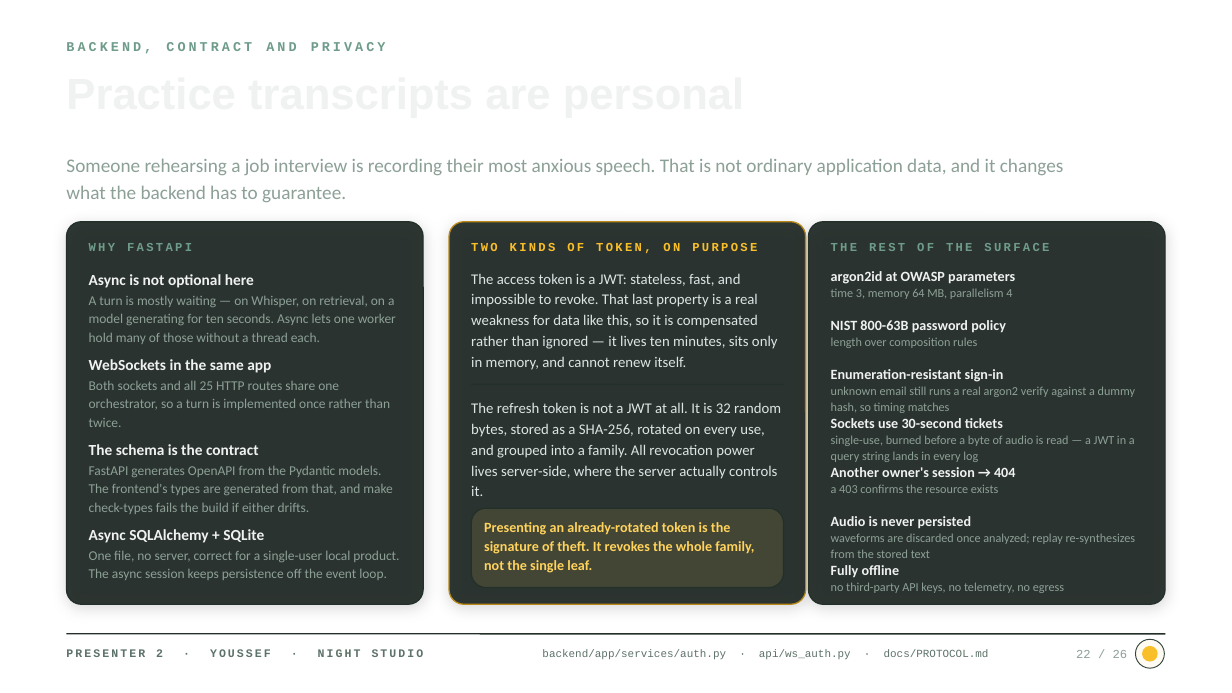
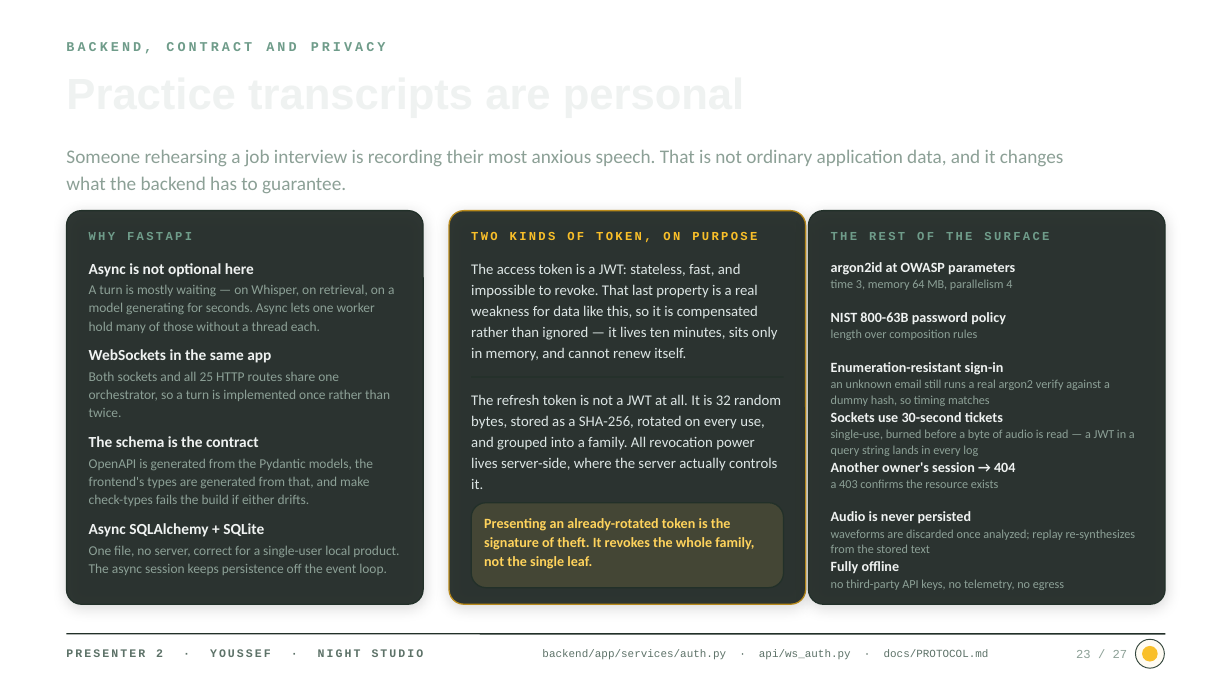
Before and after one commit to Ali-Khamis45/we-s2s-finalproject, a slide deck: slide 23 of docs/presentation/Speech-Confidence-Coach.pptx (slide 22 before the commit). Drawn at 1232x693 pixels with LibreOffice and Linux fonts; fonts in the diff are those of the drawing; background and template pictures are left out. Boxes give left, top, right and bottom in pixels: in the first picture for what was removed or moved away, otherwise in the second. Text is boxed around its words. In the diff, an @@ line names an element or a change of style, - is before the commit and + after.

```diff
--- a/docs/presentation/Speech-Confidence-Coach.pptx
+++ b/docs/presentation/Speech-Confidence-Coach.pptx
@@ rounded rectangle: place and size @@
-rounded rectangle at [67, 222, 423, 604]
+rounded rectangle at [67, 211, 423, 604]
@@ rounded rectangle: place and size @@
-rounded rectangle at [449, 222, 806, 604]
+rounded rectangle at [449, 211, 806, 604]
@@ rounded rectangle: place and size @@
-rounded rectangle at [809, 222, 1165, 604]
+rounded rectangle at [809, 211, 1165, 604]
@@ 13 texts: place and size @@
-13 texts at [66, 158, 1064, 496]
+13 texts at [66, 149, 1064, 489]
@@ text at [89, 285, 394, 333]: text changed @@
-A turn is mostly waiting — on Whisper, on retrieval, on a model generating for ten seconds. Async lets one worker hold many of those without a thread each.
+A turn is mostly waiting — on Whisper, on retrieval, on a model generating for seconds. Async lets one worker hold many of those without a thread each.
@@ 11 texts: place and size @@
-11 texts at [89, 369, 1136, 580]
+11 texts at [89, 362, 1136, 575]
@@ text at [831, 379, 1110, 406]: text changed @@
-unknown email still runs a real argon2 verify against a dummy hash, so timing matches
+an unknown email still runs a real argon2 verify against a dummy hash, so timing matches
@@ text at [89, 459, 373, 506]: text changed @@
-FastAPI generates OpenAPI from the Pydantic models. The frontend's types are generated from that, and make check-types fails the build if either drifts.
+OpenAPI is generated from the Pydantic models, the frontend's types are generated from that, and make check-types fails the build if either drifts.
@@ rounded rectangle: place and size @@
-rounded rectangle at [471, 508, 784, 588]
+rounded rectangle at [471, 503, 784, 588]
@@ rounded rectangle at [471, 503, 784, 588]: proportions changed @@
@@ text "Presenting an already-rotated token is ...": place and size @@
-text "Presenting an already-rotated token is ..." at [484, 522, 754, 573]
+text "Presenting an already-rotated token is ..." at [484, 518, 754, 569]
@@ text at [1076, 650, 1128, 658]: text changed @@
-22 / 26
+23 / 27
```
Also in this commit, not shown: 39 other slides changed, 3 slides added, 1 other file.
